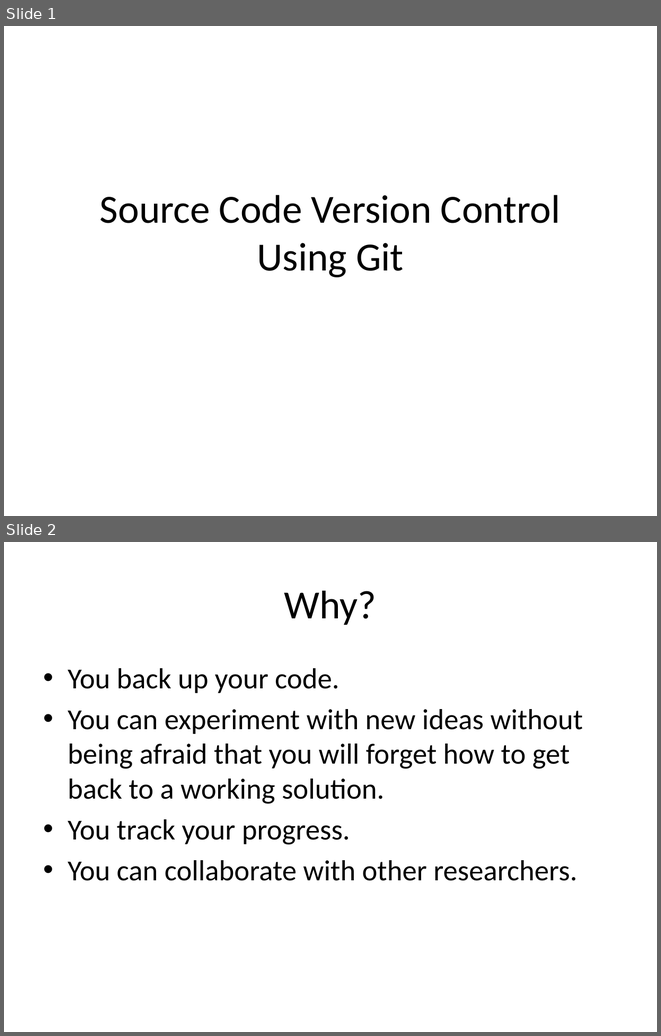
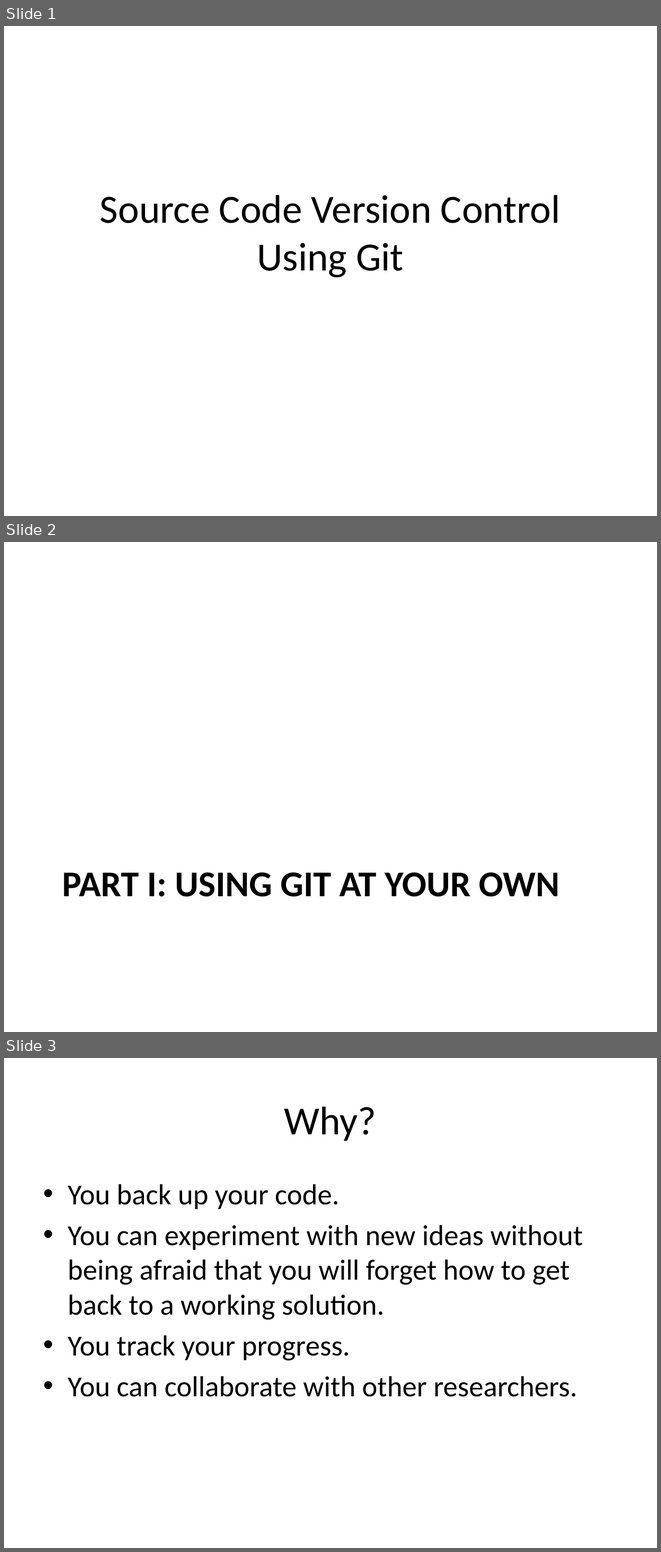
Before and after one commit to mikehulluk/IntroductionToResearchComputing, a slide deck: Wk5/Source Code Version Control Using Git.pptx. Shown one above the other, each under a label of ours: slides 1 and 2 before the commit, slides 1, 2 and 3 after it. The pictures are 661x1036 and 661x1552 pixels, drawn with LibreOffice and Linux fonts; fonts in the diff are those of the drawing. Boxes give left, top, right and bottom in pixels: in the first picture for what was removed or moved away, otherwise in the second. Text is boxed around its words. In the diff, an @@ line names an element or a change of style, - is before the commit and + after.

```diff
--- a/Wk5/Source Code Version Control Using Git.pptx
+++ b/Wk5/Source Code Version Control Using Git.pptx
@@ slide 2 added at (x1=4, y1=542, x2=657, y2=1032), background #FFFFFF @@
@@ title added at (x1=62, y1=872, x2=559, y2=897), 40 pt, text #000000, bold @@
+PART I: USING GIT AT YOUR OWN
@@ what was slide 2 is now slide 3 @@
```
Also in this commit, not shown: 6 slides changed, 8 other slides added, 1 slide removed.
